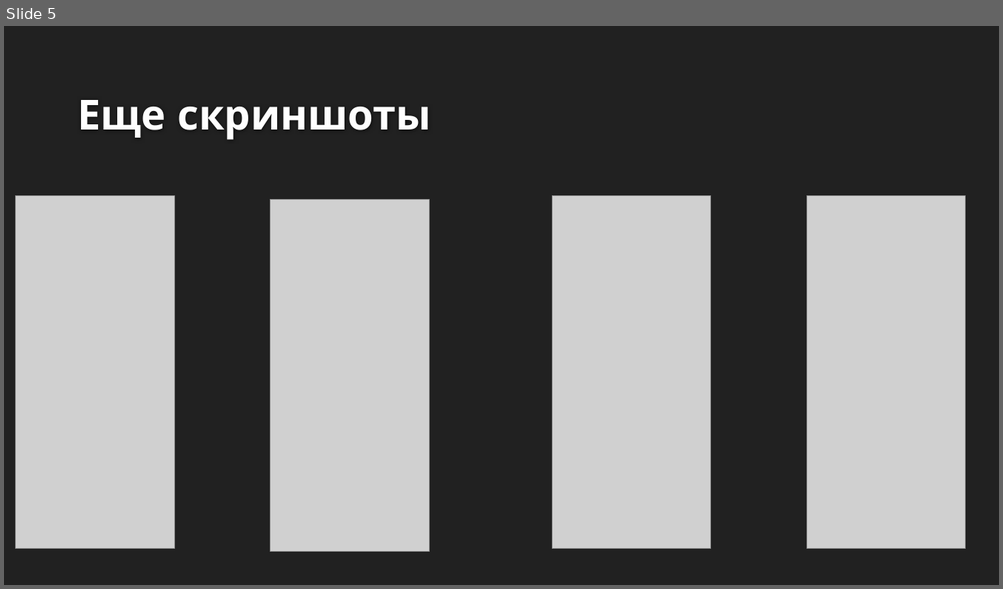
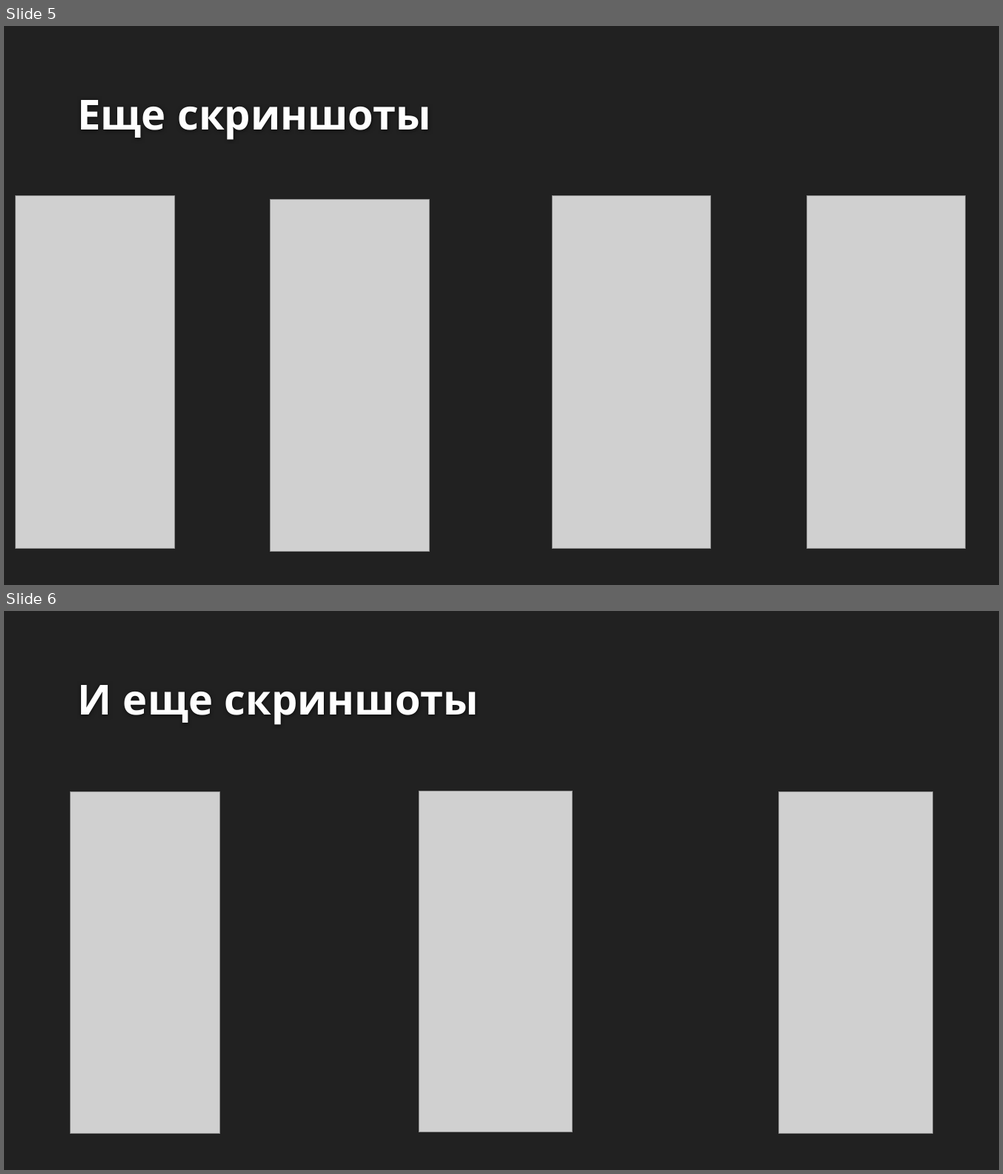
Before and after one commit to vazelin02/Matulev2, a slide deck: publication/Matule.pptx. Shown one above the other, each under a label of ours: slide 5 before the commit, slides 5 and 6 after it. The pictures are 1003x589 and 1003x1174 pixels, drawn with LibreOffice and Linux fonts; fonts in the diff are those of the drawing; grey boxes stand for pictures; background and template pictures are left out. Boxes give left, top, right and bottom in pixels: in the first picture for what was removed or moved away, otherwise in the second. Text is boxed around its words. In the diff, an @@ line names an element or a change of style, - is before the commit and + after.

```diff
--- a/publication/Matule.pptx
+++ b/publication/Matule.pptx
@@ slide 6 added at box(4, 611, 999, 1170), background #212121 @@
@@ title added at box(77, 685, 478, 725), 40 pt, text #FEFEFE, bold @@
+И еще скриншоты
@@ picture added at box(71, 792, 220, 1134) @@
@@ picture added at box(419, 791, 572, 1133) @@
@@ picture added at box(780, 792, 933, 1134) @@
```
Also in this commit, not shown: 1 slide changed, 1 slide removed.
